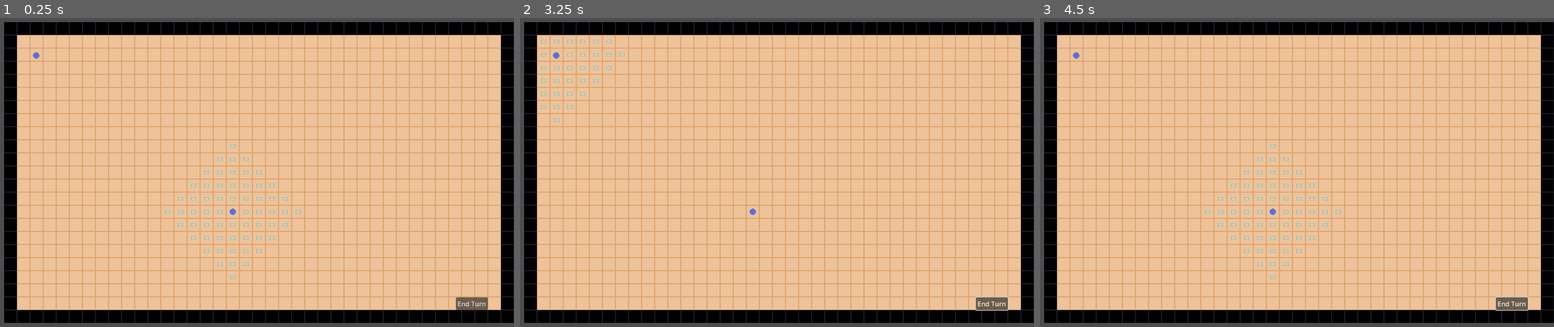
Above: before the commit, frames 1-3 (left to right).
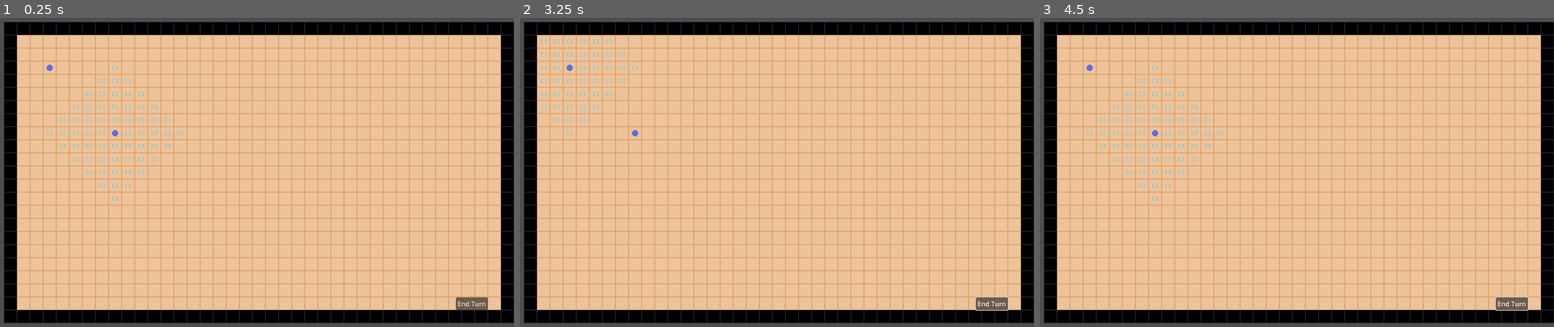
Above: after the commit, the same moments.

Repository: ShroomySquid/UnderPressureJam
Game: Godot game, scene res://Scenes/PhysicsScenes/test_game.tscn
The game is run twice, just before and just after one commit, with the same random seed, the same clock (stepped at 60 frames per second) and the same inputs. This scene is started directly instead of the project's main scene.
Inputs (mouse positions are in pixels of both pictures, inside the frame that each line leads up to):
- Up to frame 1 (0.25 s): no input
- Up to frame 2 (3.25 s): click "End Turn" at 0.5 s; click "End Turn" at 1.25 s; click "End Turn" at 2 s; tap Enter at 2.75 s; move the mouse to (890, 157) at 2.77 s; click (890, 157) at 2.85 s; tap Tab (swap) at 3.05 s
- Up to frame 3 (4.5 s): tap Space at 3.5 s; move the mouse to (1189, 187) at 3.52 s; tap Tab (swap) at 3.6 s; click (1189, 187) at 3.8 s; tap Enter at 4.25 s; move the mouse to (1343, 101) at 4.27 s; click (1343, 101) at 4.35 s

The runs differ from the first frame. In frame 1, 0.9% of the frame differs, in the area x 6-59%, y 11-85%; in frame 2, 0.2%; in frame 3, 0.9%.
Error before the commit: Invalid access to property or key 'max_mouvement' on a base object of type 'Node2D (human.gd)'. (res://Scripts/test_game.gd:34)
Error after the commit: Invalid access to property or key 'max_mouvement' on a base object of type 'Node2D (human.gd)'. (res://Scripts/test_game.gd:51)

Commit message:
removed project.godot in gitignore, started to work on path visual

Diff:
--- a/Scenes/PhysicsScenes/test_game.tscn
+++ b/Scenes/PhysicsScenes/test_game.tscn
@@ -1,9 +1,10 @@
-[gd_scene load_steps=9 format=4 uid="uid://clg8o3x21a73"]
+[gd_scene load_steps=14 format=4 uid="uid://clg8o3x21a73"]
 
 [ext_resource type="Texture2D" uid="uid://bwnxyk3m012b5" path="res://Images/template_png.png" id="1_fel7g"]
 [ext_resource type="Script" path="res://Scripts/test_game.gd" id="1_rcyoj"]
 [ext_resource type="PackedScene" uid="uid://cif8h4jc7nmvt" path="res://Scenes/PhysicsScenes/human.tscn" id="2_noiu1"]
 [ext_resource type="Texture2D" uid="uid://58guu87nh0bv" path="res://Images/square_range.png" id="4_5osip"]
+[ext_resource type="Texture2D" uid="uid://bt43egykff3t3" path="res://Images/end_path.png" id="5_6w7qy"]
 
 [sub_resource type="TileSetAtlasSource" id="TileSetAtlasSource_nao7v"]
 texture = ExtResource("1_fel7g")
@@ -38,12 +39,48 @@
 tile_size = Vector2i(32, 32)
 sources/0 = SubResource("TileSetAtlasSource_sjrcd")
 
+[sub_resource type="TileSetAtlasSource" id="TileSetAtlasSource_f3pwo"]
+texture = ExtResource("1_fel7g")
+texture_region_size = Vector2i(32, 32)
+1:2/0 = 0
+2:2/0 = 0
+3:2/0 = 0
+4:2/0 = 0
+0:3/0 = 0
+1:3/0 = 0
+2:3/0 = 0
+3:3/0 = 0
+4:3/0 = 0
+5:3/0 = 0
+
+[sub_resource type="TileSet" id="TileSet_pk0xs"]
+tile_size = Vector2i(32, 32)
+sources/0 = SubResource("TileSetAtlasSource_f3pwo")
+
+[sub_resource type="TileSetAtlasSource" id="TileSetAtlasSource_2s7xj"]
+texture = ExtResource("5_6w7qy")
+texture_region_size = Vector2i(32, 32)
+0:0/0 = 0
+
+[sub_resource type="TileSet" id="TileSet_p6qg2"]
+tile_size = Vector2i(32, 32)
+sources/0 = SubResource("TileSetAtlasSource_2s7xj")
+
 [node name="TestGame" type="Node2D"]
 script = ExtResource("1_rcyoj")
 
 [node name="Floor" type="TileMapLayer" parent="."]
 tile_map_data = PackedByteArray("AAACAAIAAAABAAAAAAACAAMAAAABAAAAAAACAAQAAAABAAAAAAACAAUAAAABAAAAAAACAAYAAAABAAAAAAACAA …(14272 unchanged characters)…
 tile_set = SubResource("TileSet_p3upn")
+
+[node name="WalkingRange" type="TileMapLayer" parent="."]
+tile_set = SubResource("TileSet_mb57h")
+
+[node name="WalkingPath" type="TileMapLayer" parent="."]
+tile_set = SubResource("TileSet_pk0xs")
+
+[node name="WalkingEnd" type="TileMapLayer" parent="."]
+tile_set = SubResource("TileSet_p6qg2")
 
 [node name="Human" parent="." instance=ExtResource("2_noiu1")]
 position = Vector2(111, 114)
@@ -70,7 +107,4 @@
 layout_mode = 2
 text = "End Turn"
 
-[node name="WalkingRange" type="TileMapLayer" parent="."]
-tile_set = SubResource("TileSet_mb57h")
-
 [connection signal="pressed" from="CanvasLayer/MarginContainer/EndTurn" to="." method="_on_end_turn_pressed"]
--- a/Scripts/human.gd
+++ b/Scripts/human.gd
@@ -2,6 +2,7 @@
 
 @onready var max_mouv := 5
 @onready var cur_mouv := 5
+@onready var cur_position := Vector2i(1, 1)
 
 func _ready():
 	pass # Replace with function body.
@@ -10,4 +11,5 @@
 	pass
 
 func set_new_pos(coord):
+	cur_position = coord
 	global_position = Vector2i(coord.x * 32 + 16, coord.y * 32 + 16)
--- a/Scripts/test_game.gd
+++ b/Scripts/test_game.gd
@@ -7,22 +7,39 @@
 @onready var selected_human = human_array[human_index]
 
 @onready var walk_grid = $WalkingRange
+@onready var walk_path = $WalkingPath
 @onready var floor_grid = $Floor
 @onready var walkable_cell = Vector2i(0, 0)
+@onready var end_path = $WalkingEnd
+
+var mouse_pos
+var last_mouse_pos
 
 func _ready():
+	var i := 0
+	var starting_pos = Vector2i(4, 4)
+	while (i < human_array.size()):
+		human_array[i].set_new_pos(starting_pos)
+		starting_pos.x += 5
+		starting_pos.y += 5
+		i += 1
 	add_walking_tile(walk_grid.local_to_map(selected_human.position), selected_human.cur_mouv, true)
 
 func _process(_delta):
-	if Input.is_action_just_pressed("LeftClick"):
-		var mouse_pos = walk_grid.local_to_map(get_viewport().get_mouse_position())
-		if walk_grid.get_cell_atlas_coords(mouse_pos) == walkable_cell:
-			add_walking_tile(walk_grid.local_to_map(selected_human.position), selected_human.cur_mouv, false)
-			selected_human.set_new_pos(mouse_pos)
-			add_walking_tile(walk_grid.local_to_map(selected_human.position), selected_human.cur_mouv, true)
-	if Input.is_action_just_pressed("swap"):
-		if (human_array.size() <= 1):
-			return
+	mouse_pos = walk_grid.local_to_map(get_viewport().get_mouse_position())
+	if walk_grid.get_cell_atlas_coords(mouse_pos) == walkable_cell && last_mouse_pos != mouse_pos:
+		if last_mouse_pos:
+			end_path.set_cell(last_mouse_pos, 0, Vector2i(-1, -1), 0)
+		end_path.set_cell(mouse_pos, 0, walkable_cell, 0)
+		last_mouse_pos = mouse_pos
+		calculate_path(selected_human.cur_position, mouse_pos)
+	elif last_mouse_pos && last_mouse_pos != mouse_pos:
+		end_path.set_cell(last_mouse_pos, 0, Vector2i(-1, -1), 0)
+	if Input.is_action_just_pressed("LeftClick") && walk_grid.get_cell_atlas_coords(mouse_pos) == walkable_cell:
+		add_walking_tile(walk_grid.local_to_map(selected_human.position), selected_human.cur_mouv, false)
+		selected_human.set_new_pos(mouse_pos)
+		add_walking_tile(walk_grid.local_to_map(selected_human.position), selected_human.cur_mouv, true)
+	if Input.is_action_just_pressed("swap") && human_array.size() > 1:
 		human_index += 1
 		add_walking_tile(walk_grid.local_to_map(selected_human.position), selected_human.cur_mouv, false)
 		if (human_index >= human_array.size()):
@@ -34,14 +51,29 @@
 	human1.current_mouvement = human1.max_mouvement
 	human2.current_mouvement = human2.max_mouvement
 
-func remove_walking_tile():
-	pass
+func calculate_path(initial_pos, last_pos):
+	var tile_to_set = initial_pos
+	var to_move = initial_pos - last_pos
+	var dir_is_x = abs(to_move.x) > abs(to_move.y)
+	var dir_left = to_move.x < 0
+	var dir_up = to_move.y < 0
+	while (to_move != Vector2i(0, 0)):
+		if dir_is_x:
+			if dir_left:
+				walk_path.set_cell(tile_to_set, 0, Vector2i(4, 2), 0)
+			pass
+		to_move = tile_to_set - last_pos
+		dir_is_x = abs(to_move.x) > abs(to_move.y)
+
+	print(to_move)
 
 func add_walking_tile(coord, walk_range, add):
 	var i = -walk_range
+	var a = 0
+	var end_row = 0
 	while (i <= walk_range):
-		var end_row = walk_range - abs(i)
-		var a = -end_row
+		end_row = walk_range - abs(i)
+		a = -end_row
 		while (a <= end_row):
 			var cur_cell = Vector2i(coord.x + i, coord.y + a)
 			if add && floor_grid.get_cell_atlas_coords(cur_cell) == Vector2i(1, 0) && (i | a):
Binary file added: Images/end_path.png
Not shown, added: Images/end_path.png.import
Binary file changed: Images/template_png.png
Not shown, changed: .gitignore
